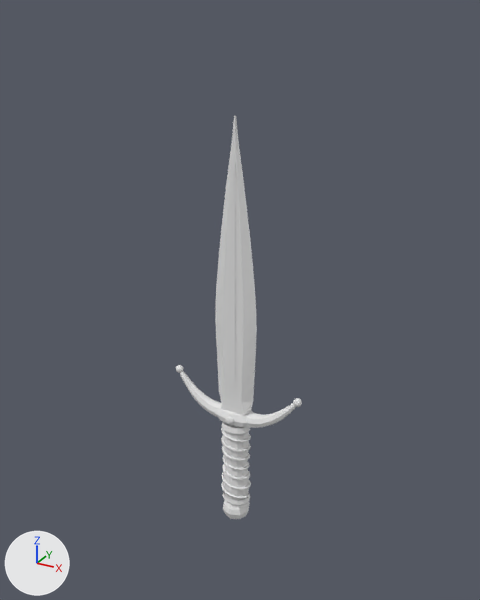
A saved change to the OBJ model src/main/resources/assets/hexgodofstories/models/dagger.obj.
One viewpoint serves both versions: a 50 mm lens placed at (0.571, -1.021, 0.829), pointed at (-0.01, 0.036, 0.3). The axes (+X, +Y, +Z) are drawn at lower left. The lights are the same throughout. The first picture is the older version. Where no turn or scale is listed for an object, it has been applied to the vertices. Vertices at exactly the same position are counted once.

In view in the first picture: 'dagger'.
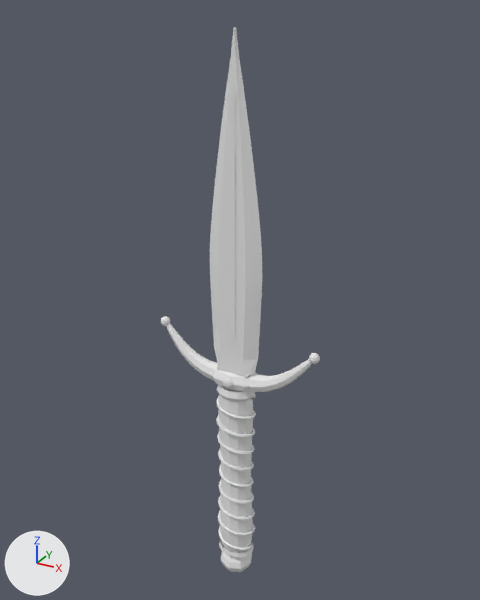
Boxes [x1, y1, x2, y2] around the edits, measured in the pictures (480 x 600 px; the box of a moved part takes in the faces that stretch with it):
```json
{"object": "dagger", "change": "reshaped", "before": [176, 116, 302, 519], "after": [161, 27, 320, 572], "on screen": "26% wider, 35% taller"}
{"part": 1, "of": "me_dagger", "change": "moved or reshaped", "before": [230, 163, 235, 388], "after": [228, 92, 235, 340]}
{"part": 2, "of": "me_dagger", "change": "moved or reshaped", "before": [217, 406, 253, 427], "after": [213, 367, 257, 392]}
{"part": 3, "of": "me_dagger", "change": "moved or reshaped", "before": [180, 371, 222, 417], "after": [166, 323, 218, 380]}
{"part": 4, "of": "me_dagger", "change": "moved or reshaped", "before": [176, 365, 183, 373], "after": [161, 316, 170, 326]}
{"part": 5, "of": "me_dagger", "change": "moved or reshaped", "before": [246, 403, 296, 428], "after": [248, 359, 312, 392]}
{"part": 6, "of": "me_dagger", "change": "moved or reshaped", "before": [293, 398, 302, 407], "after": [309, 353, 320, 364]}
{"part": 7, "of": "me_dagger", "change": "moved or reshaped", "before": [226, 416, 234, 424], "after": [223, 378, 233, 388]}
{"part": 8, "of": "me_dagger", "change": "moved or reshaped", "before": [221, 422, 251, 436], "after": [217, 384, 255, 402]}
{"part": 9, "of": "me_dagger", "change": "moved or reshaped", "before": [222, 491, 250, 505], "after": [219, 539, 254, 558]}
{"part": 10, "of": "me_dagger", "change": "moved or reshaped", "before": [223, 500, 250, 519], "after": [221, 548, 252, 572]}
{"part": 11, "of": "me_dagger", "change": "rebuilt", "before": [221, 428, 251, 499], "after": [219, 385, 253, 553], "on screen": "13% wider, 135% taller"}
{"part": 12, "of": "me_dagger", "change": "rebuilt", "before": [215, 116, 257, 415], "after": [210, 27, 262, 377], "on screen": "23% wider, 17% taller"}
{"part": 13, "of": "me_dagger", "change": "added", "after": [216, 390, 256, 550]}
{"part": 14, "of": "me_dagger", "change": "deleted", "before": [223, 423, 249, 501]}
```

Edits to the scene script, one JSON object a line:
```json
{"block": "me_dagger", "where": "# used by ob_dagger; location = (0.0, 0.0, 0.0)"}
{"op": "remove", "block": "me_dagger", "code": "me_dagger.from_pydata(...)  # 1437 vertices, 1286 faces; spans x -0.145..0.145, y -0.031..0.031, z -0.213..0.66"}
{"op": "add", "block": "me_dagger", "code": "me_dagger.from_pydata(...)  # 1637 vertices, 1486 faces; spans x -0.177..0.177, y -0.038..0.038, z -0.365..0.8"}
{"block": "me_dagger", "change": "me_dagger part 1: the loose piece of 18 vertices spanning x -0.007..0.007, y -0.014..-0.005, z 0.13..0.58 is scaled about its middle by (1.25, 1.13, 1.02), then moved by (0.0, -0.002, 0.115)"}
{"block": "me_dagger", "change": "me_dagger part 2: the loose piece of 50 vertices spanning x -0.047..0.047, y -0.026..0.026, z 0.04..0.074 is scaled about its middle by (1.2, 1.2, 1.17), then moved by (0.0, 0.0, 0.09)"}
{"block": "me_dagger", "change": "me_dagger part 3: the loose piece of 104 vertices spanning x -0.138..-0.018, y -0.017..0.017, z 0.039..0.128 is scaled about its middle by (1.22, 1.19, 1.21), then moved by (-0.017, 0.0, 0.096)"}
{"block": "me_dagger", "change": "me_dagger part 4: the loose piece of 70 vertices spanning x -0.145..-0.129, y -0.008..0.009, z 0.119..0.137 is scaled about its middle by 1.24, then moved by (-0.03, 0.0, 0.105)"}
{"block": "me_dagger", "change": "me_dagger part 5: the loose piece of 104 vertices spanning x 0.018..0.138, y -0.017..0.017, z 0.039..0.128 is scaled about its middle by (1.22, 1.19, 1.21), then moved by (0.017, 0.0, 0.096)"}
{"block": "me_dagger", "change": "me_dagger part 6: the loose piece of 70 vertices spanning x 0.129..0.145, y -0.008..0.009, z 0.119..0.137 is scaled about its middle by 1.24, then moved by (0.03, 0.0, 0.105)"}
{"block": "me_dagger", "change": "me_dagger part 7: the loose piece of 70 vertices spanning x -0.009..0.009, y -0.031..-0.021, z 0.049..0.067 is scaled about its middle by 1.21, then moved by (0.0, -0.005, 0.09)"}
{"block": "me_dagger", "change": "me_dagger part 8: the loose piece of 36 vertices spanning x -0.032..0.032, y -0.027..0.027, z 0.022..0.04 is scaled about its middle by (1.28, 1.28, 1.21), then moved by (0.0, 0.0, 0.088)"}
{"block": "me_dagger", "change": "me_dagger part 9: the loose piece of 36 vertices spanning x -0.032..0.032, y -0.027..0.027, z -0.162..-0.146 is scaled about its middle by (1.3, 1.3, 1.19), then moved by (0.0, 0.0, -0.142)"}
{"block": "me_dagger", "change": "me_dagger part 10: the loose piece of 40 vertices spanning x -0.031..0.031, y -0.031..0.031, z -0.205..-0.16 is scaled about its middle by (1.21, 1.21, 1.14), then moved by (0.0, 0.0, -0.147)"}
{"block": "me_dagger", "change": "me_dagger part 11: the loose piece of 525 vertices spanning x -0.034..0.034, y -0.027..0.028, z -0.143..0.021 is rebuilt with 60 vertices and now spans x -0.039..0.039, y -0.031..0.031, z -0.29..0.118"}
{"block": "me_dagger", "change": "me_dagger part 12: the loose piece of 96 vertices spanning x -0.046..0.046, y -0.015..0.015, z 0.072..0.66 is rebuilt with 96 vertices and now spans x -0.057..0.057, y -0.018..0.018, z 0.165..0.8"}
{"block": "me_dagger", "change": "me_dagger part 13: a new loose piece of 725 vertices spanning x -0.044..0.045, y -0.036..0.036, z -0.283..0.111"}
{"block": "me_dagger", "change": "me_dagger part 14: 60 vertices removed from x -0.03..0.03, y -0.024..0.024, z -0.15..0.026"}
{"block": "me_dagger", "change": "other edits to the shape of me_dagger do not show in these pictures"}
```
